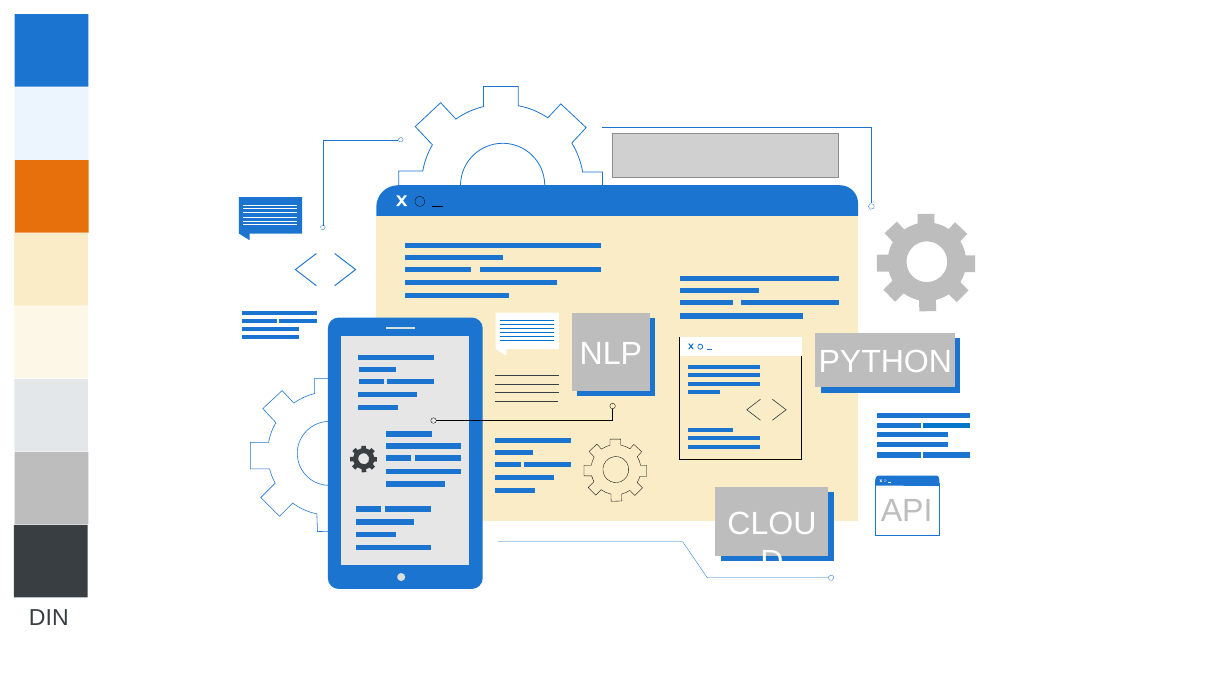
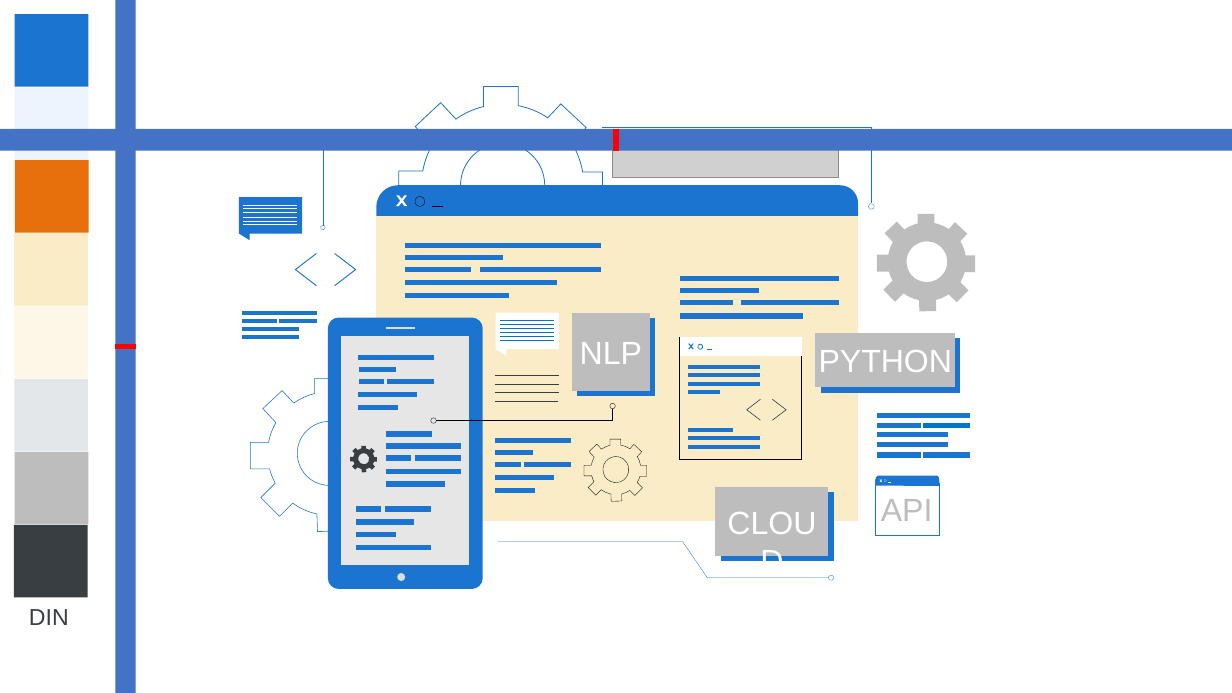
Before and after one commit to BiGHeaDMaX/Suggestion-automatique-de-mots-cles, a slide deck: slide 1 of 07 - Présentation.pptx. Drawn at 1232x693 pixels with LibreOffice and Linux fonts; fonts in the diff are those of the drawing; grey boxes stand for pictures. Boxes give left, top, right and bottom in pixels: in the first picture for what was removed or moved away, otherwise in the second. Text is boxed around its words. In the diff, an @@ line names an element or a change of style, - is before the commit and + after.

```diff
--- a/07 - Présentation.pptx
+++ b/07 - Présentation.pptx
@@ freeform shape removed at [397,138,403,143] @@
@@ group added at [0,0,1232,693]: 2 rectangles, 2 lines @@
```
Also in this commit, not shown: 6 other slides changed, 17 slides added, 1 slide removed.
